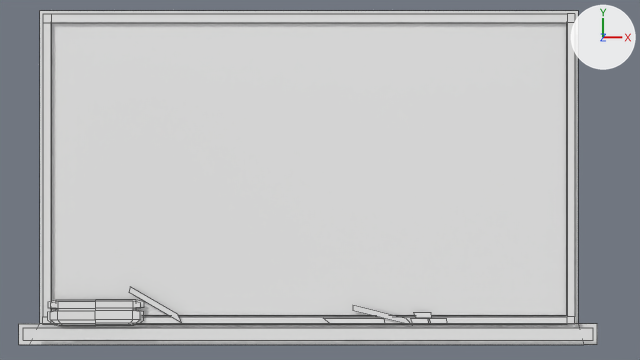
Two versions of the Blender file resources/blackboard.blend, one commit apart.
Rendered twice from the file's camera 'Camera'. Lighting does not change. The marker at upper right points along +X, +Y and +Z. Mesh edges are drawn as thin lines. Materials are left out; every surface is plain grey.

In view in the first picture: 'blackboard'.
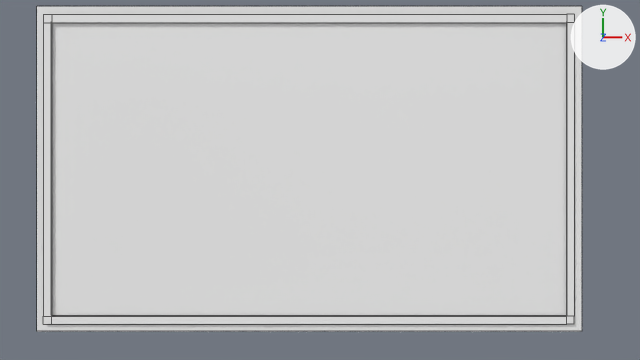
Pixel boxes (x1, y1, x2, y2) of what changed, in the pictures (640 x 360 px):
'blackboard', reshaped
    before: (19, 11, 597, 345)
    after: (37, 6, 582, 331)
part 1 of me_plane, rebuilt
    before: (19, 11, 597, 345)
    after: (37, 6, 582, 331)
part 2 of me_plane, deleted
    before: (23, 287, 593, 340)

Patch to the scene script:
```diff
--- a/resources/blackboard.blend.py
+++ b/resources/blackboard.blend.py
@@ me_plane @@
 # used by ob_blackboard; location = (-0.18, 0.15, 0.13); scale = (4.81, 2.74, 3.78)
-me_plane.from_pydata(...)  # 110 vertices, 41 faces; spans x -1.15..1.14, y -1.22..1.09, z -0.06..0.03
+me_plane.from_pydata(...)  # 24 vertices, 10 faces; spans x -1.06..1.06, y -1.11..1.11, z 0.0..0.01
+# me_plane part 1: the loose piece of 10 vertices spanning x -1.15..1.14, y -1.22..1.09, z -0.06 is rebuilt with 4 vertices and now spans x -1.06..1.06, y -1.11..1.11, z 0.0
+# me_plane part 2: 9 loose pieces with 80 vertices, spanning x -1.1..1.1, y -1.17..-0.8, z 0.01..0.03, are deleted
```
